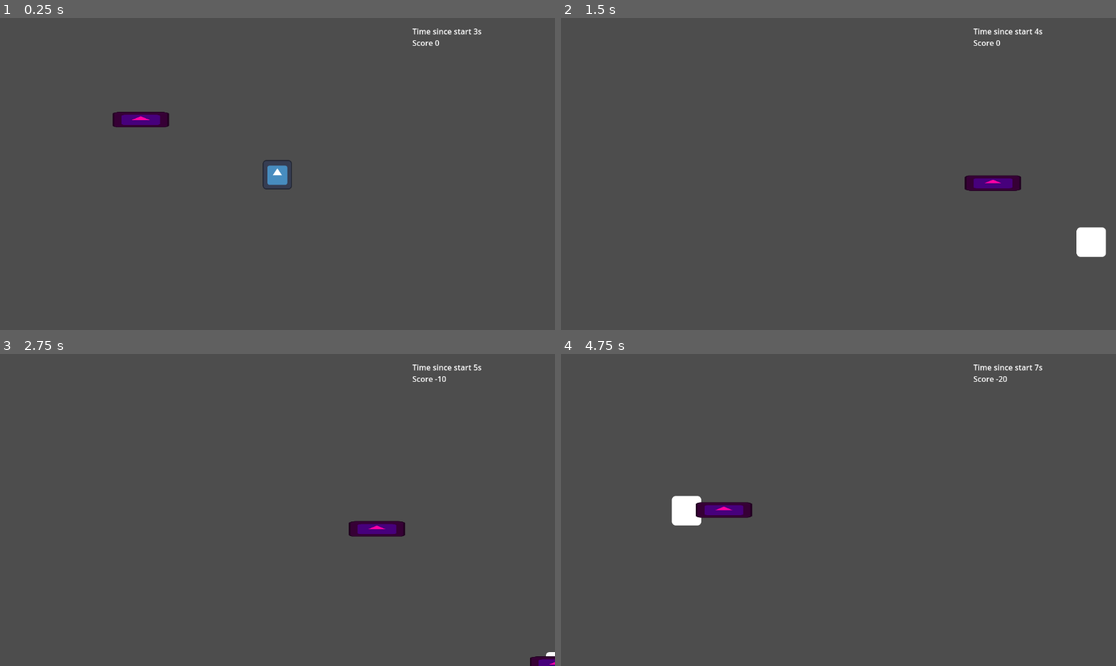
Above: before the commit, frames 1-4 (two rows, left to right).
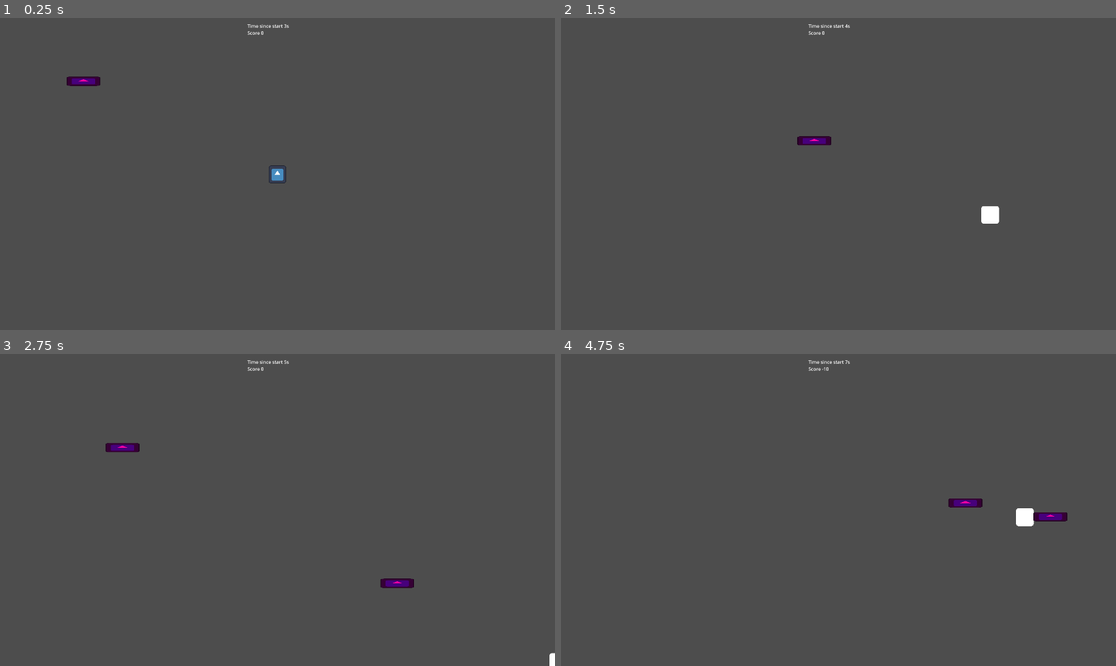
Above: after the commit, the same moments.

Repository: elVariable/gamejam
Game: Godot game, scene res://scenes/levels/main.tscn
Two runs of this game, one before a commit and one after it. Both use one fixed random seed, a clock stepped at 60 frames per second and the inputs below. The engine's default icon, where the game draws it, is replaced by a stand-in: a white triangle on a blue panel in a dark square.
Inputs (mouse positions are in pixels of both pictures, inside the frame that each line leads up to):
- Up to frame 1 (0.25 s): no input
- Up to frame 2 (1.5 s): hold D (Right) 0.53-1.28 s; tap U (Fire0) at 0.6 s; hold S (Down) from 1.28 s (still down); tap I (Fire1) at 1.35 s
- Up to frame 3 (2.75 s): release S (Down) at 2.03 s; hold D (Right) from 2.03 s (still down); tap O (Fire2) at 2.1 s
- Up to frame 4 (4.75 s): release D (Right) at 2.78 s; hold W (Up) 2.78-3.5 s; tap P (Fire3) at 2.85 s; click (821, 572) at 3.5 s, where only the run before the commit has a clickable "Restart"; hold A (Left) from 4.28 s (still down); tap U (Fire0) at 4.35 s

The runs differ from the first frame. In frame 1, 1.2% of the frame differs, in the area x 12-87%, y 2-56%; in frame 2, 1.6%; in frame 3, 1.3%; in frame 4, 1.7%, in the area x 19-92%, y 2-56%.

Commit message:
Collision fixes

Diff:
--- a/project.godot
+++ b/project.godot
@@ -18,6 +18,11 @@
 [autoload]
 
 GameManager="*res://scripts/game_manager.gd"
+
+[display]
+
+window/size/viewport_width=1920
+window/size/viewport_height=1080
 
 [input]
 
--- a/scenes/prefabs/enemy.tscn
+++ b/scenes/prefabs/enemy.tscn
@@ -7,6 +7,7 @@
 size = Vector2(108, 30)
 
 [node name="Enemy" type="CharacterBody2D" groups=["Enemies"]]
+collision_layer = 2
 script = ExtResource("1_trtck")
 
 [node name="Icon" type="Sprite2D" parent="."]
--- a/scenes/prefabs/player.tscn
+++ b/scenes/prefabs/player.tscn
@@ -7,8 +7,13 @@
 size = Vector2(62, 62)
 
 [node name="Player" type="CharacterBody2D"]
-collision_mask = 3
+collision_layer = 0
+collision_mask = 0
 script = ExtResource("1_plbun")
+
+[node name="CollisionShape2D" type="CollisionShape2D" parent="."]
+position = Vector2(-0.5, 1)
+shape = SubResource("RectangleShape2D_fx6f5")
 
 [node name="Icon" type="Sprite2D" parent="."]
 position = Vector2(-0.280612, 1.53521)
@@ -16,6 +21,7 @@
 texture = ExtResource("1_25fj7")
 
 [node name="Collision" type="Area2D" parent="."]
+collision_mask = 3
 
 [node name="CollisionShape2D" type="CollisionShape2D" parent="Collision"]
 position = Vector2(-0.5, 1)
--- a/scripts/enemy.gd
+++ b/scripts/enemy.gd
@@ -15,6 +15,4 @@
     var direction = (target_pos - position).normalized()
     var motion = direction * speed * delta
 
-
-    if move_and_collide(motion):
-        get_tree().change_scene_to_file("res://scenes/levels/game_over.tscn")
+    move_and_collide(motion)
--- a/scripts/player.gd
+++ b/scripts/player.gd
@@ -38,5 +38,6 @@
         modulate = Color(255, 255, 255)
 
 func _on_collision_body_entered(_body):
+    print("_on_collision_body_entered")
     if _body.is_in_group("Enemies"):
         GameManager.add_score(-10)
